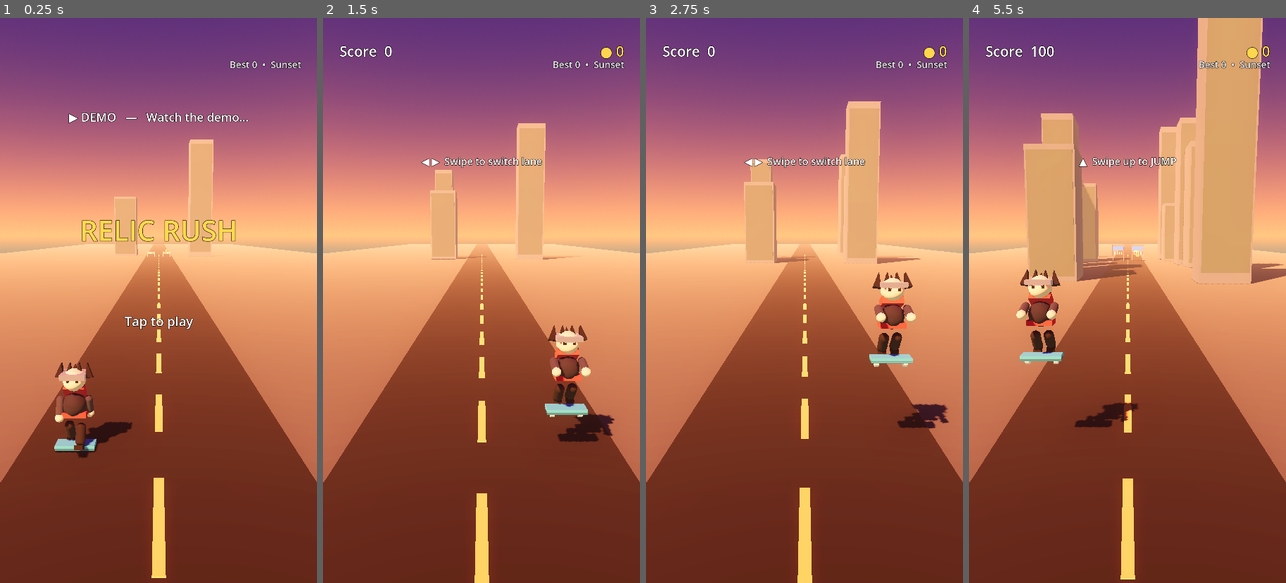
Above: before the commit, frames 1-4 (left to right).
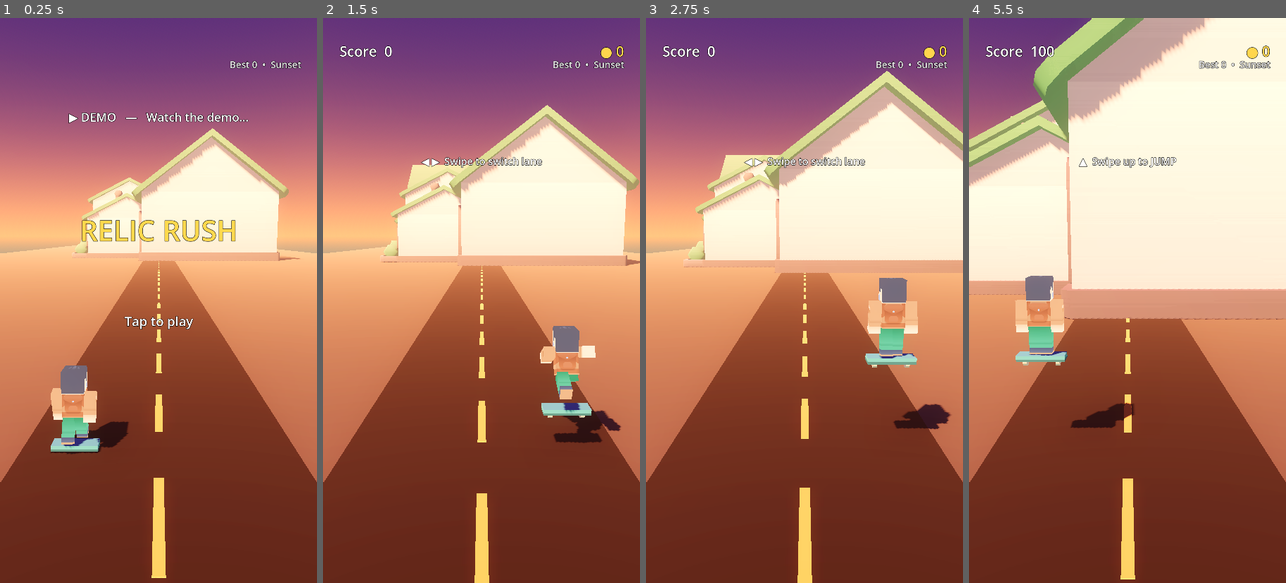
Above: after the commit, the same moments.

Repository: siddthewolf/Mtalk
Game: Godot game, scene res://main.tscn
Two runs of this game, one before a commit and one after it. Both use one fixed random seed, a clock stepped at 60 frames per second and the inputs below.
Inputs (mouse positions are in pixels of both pictures, inside the frame that each line leads up to):
- Up to frame 1 (0.25 s): no input
- Up to frame 2 (1.5 s): tap Enter at 0.5, 0.6, 1.35 s; move the mouse to (551, 272) at 0.52 s; hold Right 0.53-1.28 s; click (551, 272) at 0.67 s; tap Space at 0.77 s; move the mouse to (418, 328) at 1.27 s; hold Down from 1.28 s (still down)
- Up to frame 3 (2.75 s): tap Space at 1.52 s; move the mouse to (836, 176) at 2.02 s; release Down at 2.03 s; hold Right from 2.03 s (still down); tap Enter at 2.1 s
- Up to frame 4 (5.5 s): move the mouse to (1111, 413) at 2.77 s; release Right at 2.78 s; hold Up 2.78-3.53 s; tap Enter every 0.75 s from 2.85 to 5.1 s; click (1111, 413) at 2.92 s; tap Space at 3.02, 3.77, 4.52 s; move the mouse to (1222, 385) at 3.52 s; hold Left 3.53-5.03 s; move the mouse to (1032, 215) at 4.27 s; move the mouse to (1143, 300) at 5.02 s; hold Down from 5.03 s (still down); click (1143, 300) at 5.17 s

The runs differ from the first frame. In frame 1, 11% of the frame differs, in the area x 16-95%, y 19-78%; in frame 2, 16%; in frame 3, 22%; in frame 4, 46%, in the area x 0-100%, y 0-73%.

Commit message:
Integrate Kenney CC0 3D models: animated character, cars, city buildings
- Add Kenney (CC0 / public domain) GLB models under assets/, each kit in its
  own folder with its texture atlas: char/ (Blocky Characters), car/ (Car Kit),
  city/ (City Kit Suburban). CREDITS.md notes the license.
- Runner is now a real animated model playing its "sprint" clip, synced to game
  speed, squashing low when sliding; rides the procedural board
- Cars and side buildings are now real models, auto-scaled to fit via a runtime
  AABB helper, with a procedural fallback if a model is missing
- Bloom/glow retained for coins and lights

Verified: imports with textures resolved and runs clean in Godot 4.3 headless;
signed debug APK exports.

Co-Authored-By: Claude Opus 4.8 <noreply@anthropic.com>
Claude-Session: https://claude.ai/code/session_011oNGg7boL1trmSDMVymgsi

Diff:
--- a/RelicRush3D/main.gd
+++ b/RelicRush3D/main.gd
@@ -61,6 +61,13 @@
 var scarf: Node3D
 var board: Node3D
 
+# Imported CC0 models (Kenney)
+var runner_scene: PackedScene
+var runner_model: Node3D
+var runner_anim: AnimationPlayer
+var car_scenes: Array = []
+var building_scenes: Array = []
+
 var obstacles: Array = []      # [{node, type, lane, resolved}]
 var coin_nodes: Array = []     # [{node, lane, taken}]
 var dashes: Array = []
@@ -103,6 +110,7 @@
 	_build_weathers()
 	_build_environment()
 	_build_camera()
+	_load_assets()
 	_build_ground()
 	_build_player()
 	_build_weather_particles()
@@ -178,6 +186,51 @@
 	mi.position = pos
 	parent.add_child(mi)
 	return mi
+
+func _load_assets() -> void:
+	runner_scene = load("res://assets/char/runner.glb")
+	for n in ["sedan", "suv", "taxi", "van", "police", "hatchback-sports"]:
+		var s = load("res://assets/car/car-%s.glb" % n)
+		if s != null:
+			car_scenes.append(s)
+	for c in ["a", "b", "c", "d", "e", "f", "g", "h"]:
+		var s = load("res://assets/city/building-%s.glb" % c)
+		if s != null:
+			building_scenes.append(s)
+
+## Combined AABB of every VisualInstance3D under [root], expressed in [ref] space.
+func _merged_aabb(ref: Node3D, root: Node3D) -> AABB:
+	var result := AABB()
+	var started := false
+	for vi in root.find_children("*", "VisualInstance3D", true, false):
+		var v := vi as VisualInstance3D
+		var rel: Transform3D = ref.global_transform.affine_inverse() * v.global_transform
+		var a: AABB = rel * v.get_aabb()
+		if not started:
+			result = a
+			started = true
+		else:
+			result = result.merge(a)
+	return result
+
+## Instance [scene], auto-scale it to [target] along [fit_axis] ("x" or "y"),
+## centre it on X/Z and (optionally) sit it on the ground. Returns a wrapper.
+func _add_model(scene: PackedScene, parent: Node3D, target: float, fit_axis: String, ground := true) -> Node3D:
+	var wrap := Node3D.new()
+	parent.add_child(wrap)
+	if scene == null:
+		return wrap
+	var inst := scene.instantiate()
+	wrap.add_child(inst)
+	var box := _merged_aabb(wrap, inst as Node3D)
+	var size := box.size
+	if size.y < 0.0001 and size.x < 0.0001:
+		return wrap
+	var s: float = (target / max(size.x, 0.001)) if fit_axis == "x" else (target / max(size.y, 0.001))
+	(inst as Node3D).scale = Vector3(s, s, s)
+	var oy: float = -box.position.y * s if ground else -(box.position.y + size.y * 0.5) * s
+	(inst as Node3D).position = Vector3(-(box.position.x + size.x * 0.5) * s, oy, -(box.position.z + size.z * 0.5) * s)
+	return wrap
 
 func _build_environment() -> void:
 	var we := WorldEnvironment.new()
@@ -252,81 +305,42 @@
 func _make_building() -> Node3D:
 	var b := Node3D.new()
 	add_child(b)
-	var w := randf_range(3.0, 5.0)
-	var h := randf_range(8.0, 26.0)
-	var depth := randf_range(3.0, 6.0)
-	var base := _box(Vector3(w, h, depth), Color(0.42, 0.45, 0.5), b, Vector3(0, h * 0.5, 0))
-	base.set_meta("h", h)
-	# Window grid as a single emissive front panel that lights up at night.
-	var win := _box(Vector3(w * 0.92, h * 0.92, 0.1), Color(0.16, 0.18, 0.24), b, Vector3(0, h * 0.5, depth * 0.5 + 0.06))
-	win.set_meta("win", true)
-	b.set_meta("h", h)
-	b.set_meta("win", win)
+	if building_scenes.is_empty():
+		_box(Vector3(4, 14, 4), Color(0.42, 0.45, 0.5), b, Vector3(0, 7, 0))
+	else:
+		var scene: PackedScene = building_scenes[randi() % building_scenes.size()]
+		_add_model(scene, b, randf_range(11.0, 22.0), "y", true)
 	return b
 
 func _build_player() -> void:
-	# An ORIGINAL anime-style ninja runner (not based on any existing character):
-	# spiky hair, a blank steel headband and a trailing scarf. Built smaller and
-	# more defined than the first blockout, with rounded capsule/sphere limbs and
-	# pivots so the limbs swing naturally.
 	player = Node3D.new()
 	add_child(player)
-	var skin := Color(0.96, 0.82, 0.66)
-	var outfit := Color(0.16, 0.18, 0.24)     # charcoal-navy gi
-	var sleeve := Color(0.24, 0.26, 0.32)
-	var pants := Color(0.13, 0.14, 0.17)
-	var crimson := Color(0.78, 0.16, 0.2)     # scarf / accent
-	var hair_c := Color(0.09, 0.09, 0.15)
-	var steel := Color(0.62, 0.64, 0.7)
-
-	# Skateboard.
+
+	# Skateboard (kept procedural — the kit has no board).
 	board = Node3D.new(); player.add_child(board); board.position = Vector3(0, 0.1, 0)
-	_box(Vector3(0.8, 0.08, 0.3), Color(0.22, 0.76, 0.84), board, Vector3(0, 0, 0))
-	_box(Vector3(0.8, 0.04, 0.3), Color(0.12, 0.5, 0.6), board, Vector3(0, -0.04, 0))
-	for zx in [-0.28, 0.28]:
-		var w := _cyl(0.1, 0.08, Color(0.95, 0.92, 0.85), board, Vector3(zx, -0.07, 0.0))
-		w.rotation_degrees = Vector3(0, 0, 90)
-
-	# Legs (pivot at the hips so they swing).
-	leg_l_piv = Node3D.new(); player.add_child(leg_l_piv); leg_l_piv.position = Vector3(-0.13, 0.6, 0)
-	_cap(0.1, 0.46, pants, leg_l_piv, Vector3(0, -0.26, 0))
-	_box(Vector3(0.16, 0.08, 0.3), Color(0.1, 0.1, 0.12), leg_l_piv, Vector3(0, -0.5, 0.06))
-	leg_r_piv = Node3D.new(); player.add_child(leg_r_piv); leg_r_piv.position = Vector3(0.13, 0.6, 0)
-	_cap(0.1, 0.46, pants, leg_r_piv, Vector3(0, -0.26, 0))
-	_box(Vector3(0.16, 0.08, 0.3), Color(0.1, 0.1, 0.12), leg_r_piv, Vector3(0, -0.5, 0.06))
-
-	# Upper body group — pivots at the hip so it can lean for sliding.
-	upper = Node3D.new(); player.add_child(upper); upper.position = Vector3(0, 0.6, 0)
-	_cap(0.24, 0.5, outfit, upper, Vector3(0, 0.34, 0))                       # torso
-	_box(Vector3(0.5, 0.1, 0.36), crimson, upper, Vector3(0, 0.18, 0))        # belt/sash
-
-	# Arms (pivots at shoulders).
-	arm_l_piv = Node3D.new(); upper.add_child(arm_l_piv); arm_l_piv.position = Vector3(-0.28, 0.52, 0)
-	_cap(0.08, 0.42, sleeve, arm_l_piv, Vector3(0, -0.2, 0))
-	_sph(0.09, skin, arm_l_piv, Vector3(0, -0.42, 0))
-	arm_r_piv = Node3D.new(); upper.add_child(arm_r_piv); arm_r_piv.position = Vector3(0.28, 0.52, 0)
-	_cap(0.08, 0.42, sleeve, arm_r_piv, Vector3(0, -0.2, 0))
-	_sph(0.09, skin, arm_r_piv, Vector3(0, -0.42, 0))
-
-	# Head + face.
-	_sph(0.23, skin, upper, Vector3(0, 0.86, 0))
-	_box(Vector3(0.06, 0.06, 0.02), Color(0.1, 0.1, 0.12), upper, Vector3(-0.09, 0.88, 0.21))  # eyes
-	_box(Vector3(0.06, 0.06, 0.02), Color(0.1, 0.1, 0.12), upper, Vector3(0.09, 0.88, 0.21))
-
-	# Spiky hair (several prisms fanning up and back).
-	for a in [-0.28, -0.1, 0.1, 0.28]:
-		var spike := _prism(Vector3(0.16, 0.3, 0.14), hair_c, upper, Vector3(a, 1.04, -0.04))
-		spike.rotation_degrees = Vector3(-18, 0, a * 30.0)
-	_prism(Vector3(0.18, 0.26, 0.16), hair_c, upper, Vector3(0, 1.0, -0.12)).rotation_degrees = Vector3(-40, 0, 0)
-
-	# Steel headband with a blank plate (no symbol — original).
-	_box(Vector3(0.5, 0.1, 0.5), steel, upper, Vector3(0, 0.96, 0)).material_override = _mat(steel, 0.0, 0.6, 0.35)
-	_box(Vector3(0.2, 0.12, 0.03), Color(0.8, 0.82, 0.86), upper, Vector3(0, 0.96, 0.23)).material_override = _mat(Color(0.8, 0.82, 0.86), 0.0, 0.8, 0.25)
-
-	# Trailing scarf.
-	scarf = Node3D.new(); upper.add_child(scarf); scarf.position = Vector3(0, 0.62, -0.05)
-	_box(Vector3(0.42, 0.16, 0.34), crimson, scarf, Vector3(0, 0, 0))
-	_prism(Vector3(0.2, 0.7, 0.12), crimson, scarf, Vector3(-0.1, -0.1, -0.3)).rotation_degrees = Vector3(110, 0, 0)
+	_box(Vector3(0.95, 0.09, 0.34), Color(0.22, 0.76, 0.84), board, Vector3(0, 0, 0))
+	_box(Vector3(0.95, 0.05, 0.34), Color(0.12, 0.5, 0.6), board, Vector3(0, -0.05, 0))
+	for zx in [-0.32, 0.32]:
+		_cyl(0.11, 0.08, Color(0.95, 0.92, 0.85), board, Vector3(zx, -0.08, 0.0)).rotation_degrees = Vector3(0, 0, 90)
+
+	# Animated CC0 character (Kenney) riding the board.
+	runner_model = _add_model(runner_scene, player, 1.5, "y", true)
+	runner_model.position.y = 0.16
+	runner_model.rotation_degrees = Vector3(0, 180, 0)   # face away from the camera
+	var ap := runner_model.find_child("AnimationPlayer", true, false)
+	if ap != null:
+		runner_anim = ap as AnimationPlayer
+		var chosen := ""
+		for a in runner_anim.get_animation_list():
+			var an := String(a).to_lower()
+			if an.ends_with("sprint") or an.ends_with("run"):
+				chosen = a
+				break
+			if chosen == "" and an.ends_with("walk"):
+				chosen = a
+		if chosen != "":
+			runner_anim.get_animation(chosen).loop_mode = Animation.LOOP_LINEAR
+			runner_anim.play(chosen)
 
 	player.position = Vector3(p_x, 0, 0)
 
@@ -561,27 +575,12 @@
 	obstacles.append({"node": n, "type": type, "lane": lane, "resolved": false})
 
 func _make_car(parent: Node3D) -> void:
-	var col: Color = [Color(0.85,0.18,0.18), Color(0.16,0.38,0.85), Color(0.95,0.78,0.18), Color(0.16,0.7,0.42)][randi() % 4]
-	# Lower body + skirt.
-	_box(Vector3(1.8, 0.6, 3.7), col, parent, Vector3(0, 0.62, 0))
-	_box(Vector3(1.8, 0.32, 3.7), col.darkened(0.35), parent, Vector3(0, 0.34, 0))
-	# Cabin + glass wrap.
-	_box(Vector3(1.55, 0.55, 1.9), col, parent, Vector3(0, 1.1, -0.1))
-	var glass := Color(0.55, 0.75, 0.92)
-	_box(Vector3(1.4, 0.42, 0.08), glass, parent, Vector3(0, 1.12, 0.83))     # rear window
-	_box(Vector3(0.08, 0.42, 1.7), glass, parent, Vector3(-0.76, 1.12, -0.1)) # left
-	_box(Vector3(0.08, 0.42, 1.7), glass, parent, Vector3(0.76, 1.12, -0.1))  # right
-	_box(Vector3(1.7, 0.06, 1.9), col.lightened(0.15), parent, Vector3(0, 1.4, -0.1)) # roof
-	# Glowing tail lights + bumper.
-	for tx in [-0.6, 0.6]:
-		_box(Vector3(0.36, 0.16, 0.08), Color(1, 0.22, 0.18), parent, Vector3(tx, 0.66, 1.86)).material_override = _mat(Color(1, 0.25, 0.2), 1.6)
-	_box(Vector3(1.82, 0.18, 0.12), Color(0.12, 0.12, 0.14), parent, Vector3(0, 0.42, 1.86))
-	# Wheels with hubcaps.
-	for zx in [-0.88, 0.88]:
-		for zz in [-1.2, 1.2]:
-			var w := _cyl(0.36, 0.26, Color(0.06,0.06,0.07), parent, Vector3(zx, 0.36, zz))
-			w.rotation_degrees = Vector3(0, 0, 90)
-			_cyl(0.16, 0.28, Color(0.7,0.72,0.76), parent, Vector3(zx, 0.36, zz)).rotation_degrees = Vector3(0, 0, 90)
+	if car_scenes.is_empty():
+		_box(Vector3(1.8, 0.9, 3.4), Color(0.82, 0.2, 0.2), parent, Vector3(0, 0.6, 0))
+		return
+	var scene: PackedScene = car_scenes[randi() % car_scenes.size()]
+	var m := _add_model(scene, parent, 1.9, "x", true)   # fit to ~lane width
+	m.rotation_degrees = Vector3(0, 180, 0)              # rear toward the camera
 
 func _add_coin(lane: int) -> void:
 	var n := Node3D.new()
@@ -680,31 +679,14 @@
 	player.position.y = p_y
 
 func _animate_player(dt: float) -> void:
-	# Lean into turns; swing limbs; crouch when sliding; flow the scarf.
+	# Lean into turns; sync the run animation to speed; squash low when sliding.
 	var lean: float = clamp((_lane_x(p_lane) - p_x) * 0.6, -0.5, 0.5)
 	player.rotation.z = -lean
-	var swing: float = sin(run_cycle) * 0.7
-	scarf.rotation.x = -0.4 - 0.2 * sin(run_cycle * 0.7) - clamp(speed * 0.02, 0.0, 0.7)
-	if sliding:
-		upper.rotation.x = -1.1
-		upper.position.y = 0.42
-		leg_l_piv.rotation.x = 1.3
-		leg_r_piv.rotation.x = 0.9
-		arm_l_piv.rotation.x = 1.3
-		arm_r_piv.rotation.x = 1.3
-	else:
-		upper.rotation.x = lerp(upper.rotation.x, -0.06, clamp(dt * 12.0, 0.0, 1.0))
-		upper.position.y = 0.6
-		if not jumping:
-			leg_l_piv.rotation.x = swing
-			leg_r_piv.rotation.x = -swing
-			arm_l_piv.rotation.x = -swing * 0.8
-			arm_r_piv.rotation.x = swing * 0.8
-		else:
-			leg_l_piv.rotation.x = 0.6
-			leg_r_piv.rotation.x = 0.7
-			arm_l_piv.rotation.x = -1.2
-			arm_r_piv.rotation.x = -1.2
+	if runner_anim != null:
+		runner_anim.speed_scale = clamp(speed / 11.0, 0.7, 2.2)
+	if runner_model != null:
+		var target_sy: float = 0.5 if sliding else 1.0
+		runner_model.scale.y = lerp(runner_model.scale.y, target_sy, clamp(dt * 14.0, 0.0, 1.0))
 
 
 # ==============================================================================
@@ -734,6 +716,7 @@
 				slot["active"] = true
 				var off := randf_range(5.5, 9.0)
 				slot["node"].position = Vector3(side * (LANE_X + off), 0, SPAWN_Z - randf_range(0, 6))
+				slot["node"].rotation_degrees = Vector3(0, 90.0 if side < 0 else -90.0, 0)
 
 func _free_building():
 	for b in buildings:
@@ -742,8 +725,11 @@
 	return null
 
 func _light_windows() -> void:
+	# Procedural-building fallback only; Kenney buildings carry baked window art.
 	var nf := _night_factor()
 	for b in buildings:
+		if not b["node"].has_meta("win"):
+			continue
 		var win: MeshInstance3D = b["node"].get_meta("win")
 		if win:
 			var mat: StandardMaterial3D = win.material_override
Binary file added: RelicRush3D/assets/car/Textures/colormap.png
Not shown, added: RelicRush3D/assets/car/Textures/colormap.png.import
Binary file added: RelicRush3D/assets/car/car-hatchback-sports.glb
Not shown, added: RelicRush3D/assets/car/car-hatchback-sports.glb.import
Binary file added: RelicRush3D/assets/car/car-police.glb
Not shown, added: RelicRush3D/assets/car/car-police.glb.import
Binary file added: RelicRush3D/assets/car/car-sedan.glb
Not shown, added: RelicRush3D/assets/car/car-sedan.glb.import
Binary file added: RelicRush3D/assets/car/car-suv.glb
Not shown, added: RelicRush3D/assets/car/car-suv.glb.import
Binary file added: RelicRush3D/assets/car/car-taxi.glb
Not shown, added: RelicRush3D/assets/car/car-taxi.glb.import
(and 26 more such lines)
